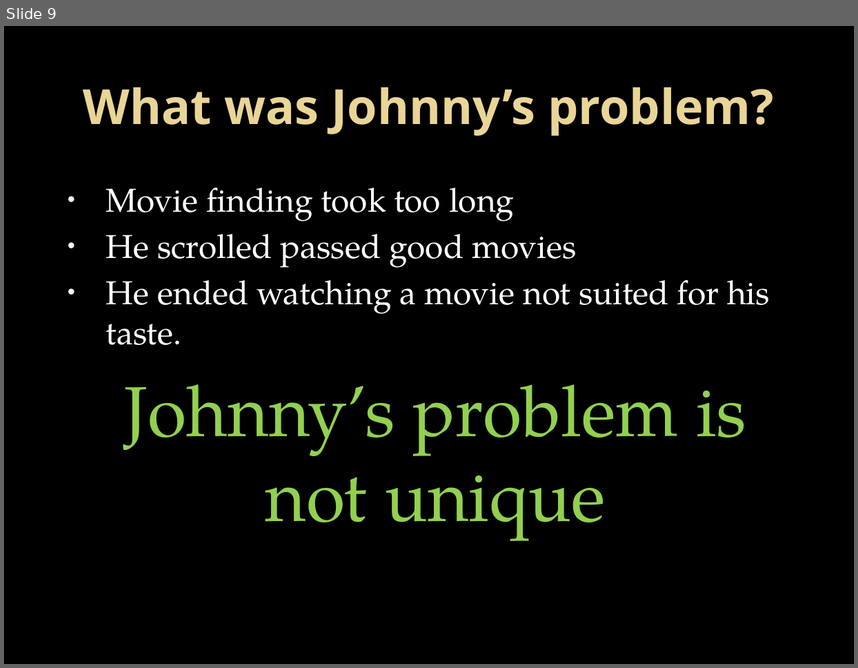
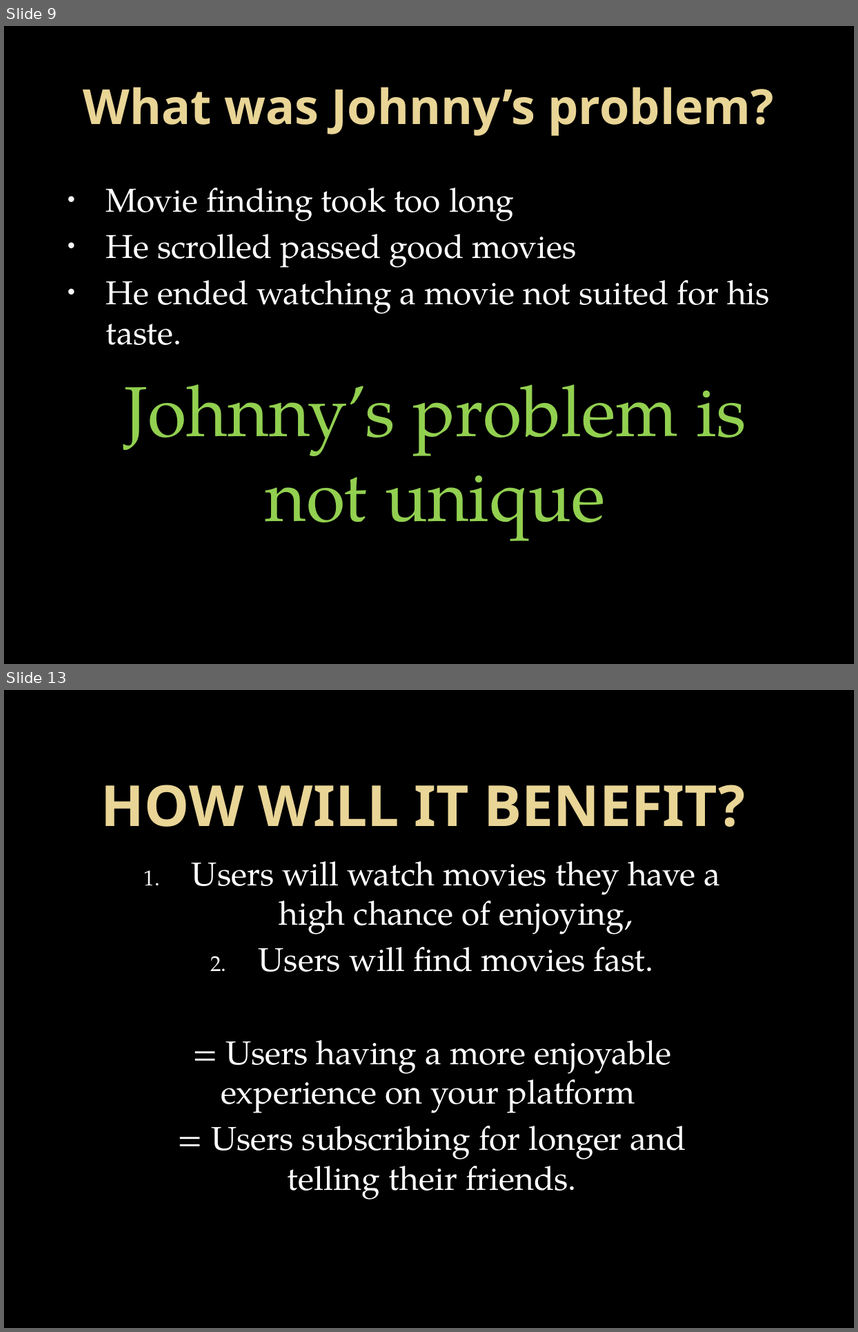
Before and after one commit to stanjaak123/Netflix-Recommender-using-Unsupervised-Machine-Learning-Clustering-, a slide deck: Presentation/Jacques slides.pptx. Shown one above the other, each under a label of ours: slide 9 before the commit, slides 9 and 13 after it; the slides between them are not shown. The pictures are 858x668 and 858x1332 pixels, drawn with LibreOffice and Linux fonts; fonts in the diff are those of the drawing; background and template pictures are left out. Boxes give left, top, right and bottom in pixels: in the first picture for what was removed or moved away, otherwise in the second. Text is boxed around its words. In the diff, an @@ line names an element or a change of style, - is before the commit and + after.

```diff
--- a/Presentation/Jacques slides.pptx
+++ b/Presentation/Jacques slides.pptx
@@ slide 13 added at [4, 690, 854, 1328], background picture (left out) @@
@@ title added at [101, 785, 745, 827], 48 pt, text gradient #EAD696 to #E7D081, bold @@
+HOW WILL IT BENEFIT?
@@ subtitle added at [192, 861, 720, 1190], 28 pt, text #FFFFFF @@
+1. Users will watch movies they have a high chance of enjoying,
+2. Users will find movies fast.
+= Users having a more enjoyable experience on your platform
+= Users subscribing for longer and telling their friends.
```
Also in this commit, not shown: 1 slide changed, 4 other slides added, 1 other file.
